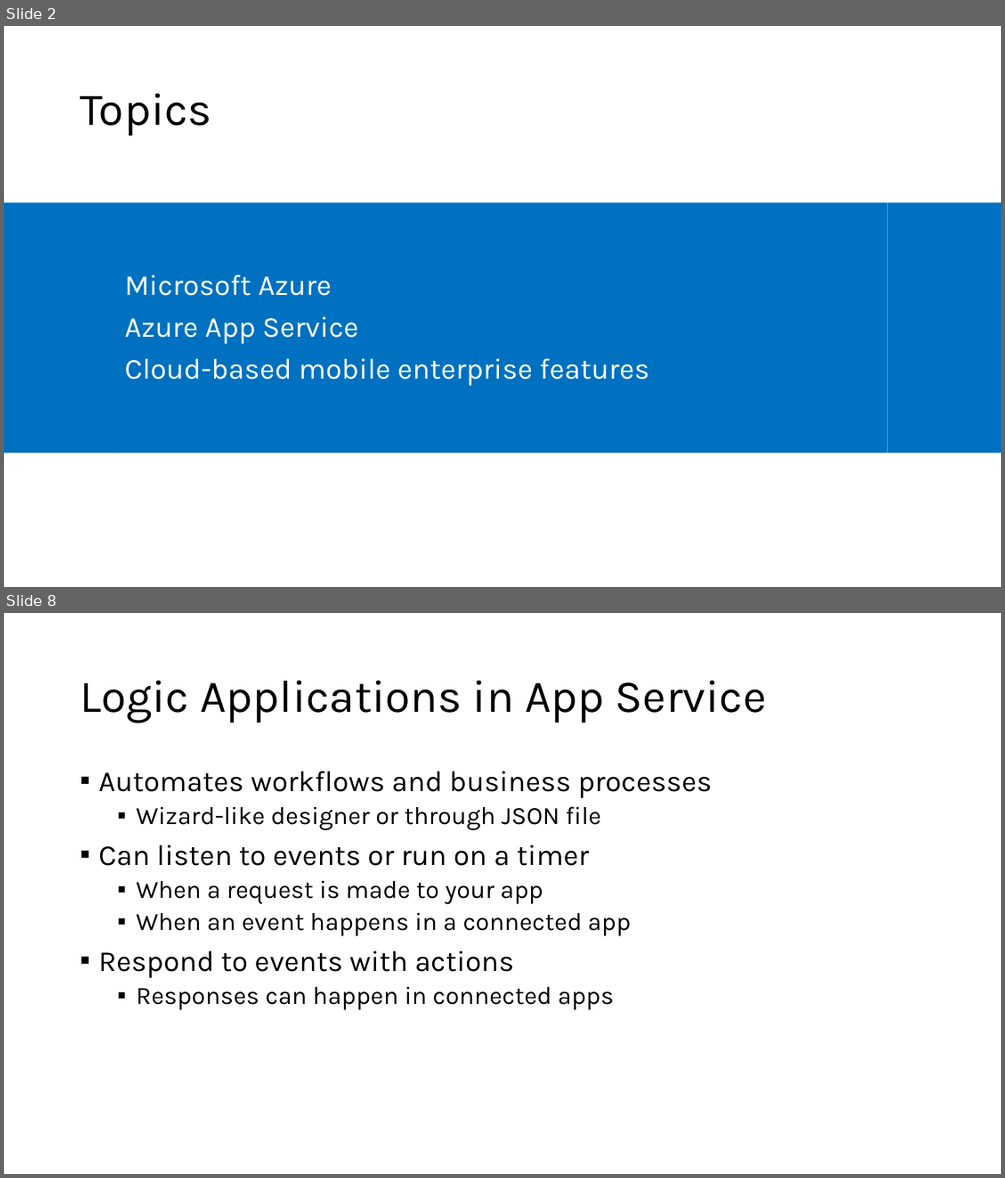
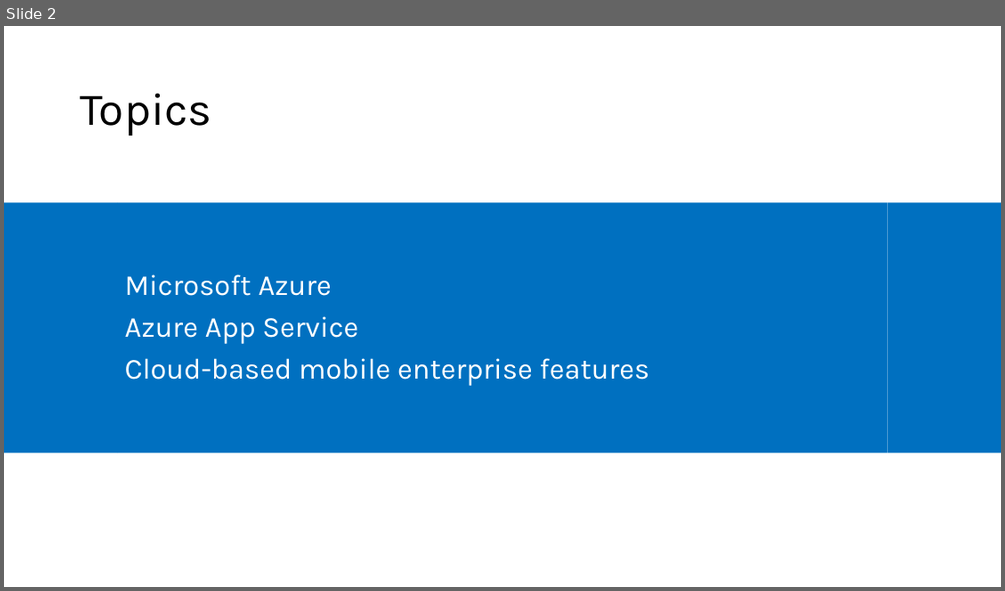
Before and after one commit to microsoft/AcademicContent, a slide deck: Instructor-Led/Module3/Lessons/Module3_Lesson12 Mobile Apps with Microsoft Azure App Service.pptx. Shown one above the other, each under a label of ours: slides 2 and 8 before the commit, slide 2 after it; the slides between them are not shown. The pictures are 1005x1178 and 1005x591 pixels, drawn with LibreOffice and Linux fonts; fonts in the diff are those of the drawing. Boxes give left, top, right and bottom in pixels: in the first picture for what was removed or moved away, otherwise in the second. Text is boxed around its words. In the diff, an @@ line names an element or a change of style, - is before the commit and + after.

```diff
--- a/Instructor-Led/Module3/Lessons/Module3_Lesson12 Mobile Apps with Microsoft Azure App Service.pptx
+++ b/Instructor-Led/Module3/Lessons/Module3_Lesson12 Mobile Apps with Microsoft Azure App Service.pptx
@@ slide 8 removed at bbox=[4, 613, 1001, 1174], background #FFFFFF @@
@@ title removed at bbox=[80, 680, 767, 722] @@
-Logic Applications in App Service
@@ text removed at bbox=[98, 771, 712, 1009] @@
-▪ Automates workflows and business processes
-  ▪ Wizard-like designer or through JSON file
-▪ Can listen to events or run on a timer
-  ▪ When a request is made to your app
-  ▪ When an event happens in a connected app
-▪ Respond to events with actions
-  ▪ Responses can happen in connected apps
```
Also in this commit, not shown: 13 slides changed, 8 slides added, 8 other slides removed.
